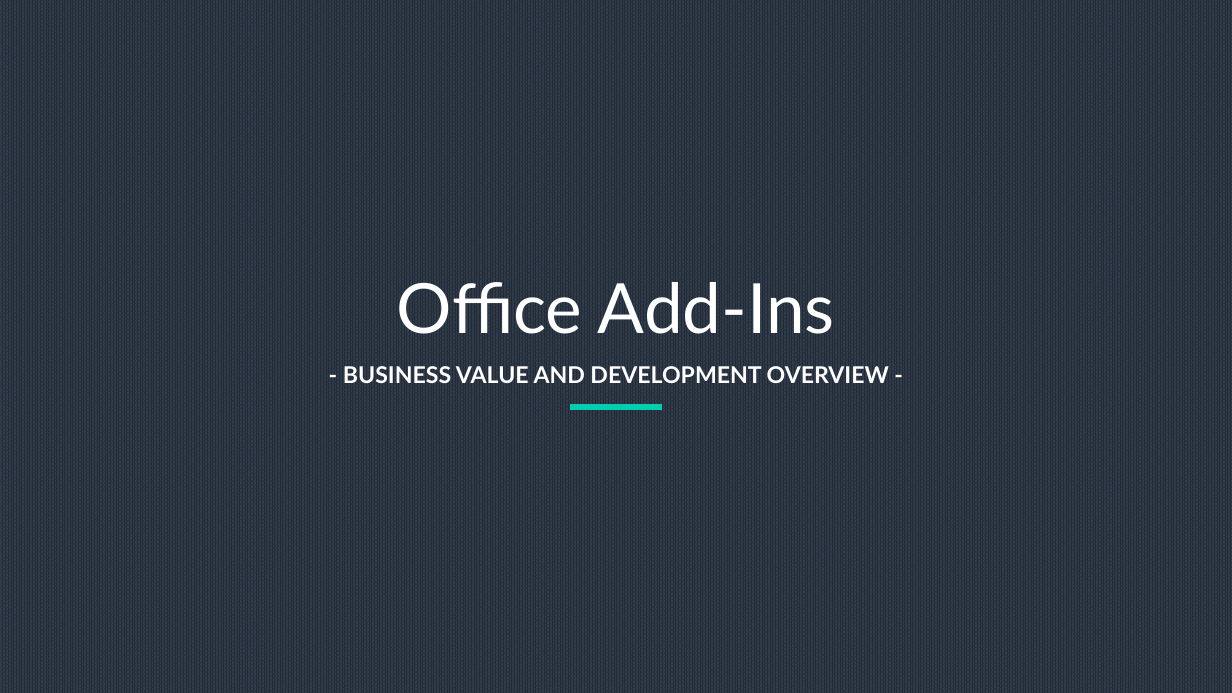
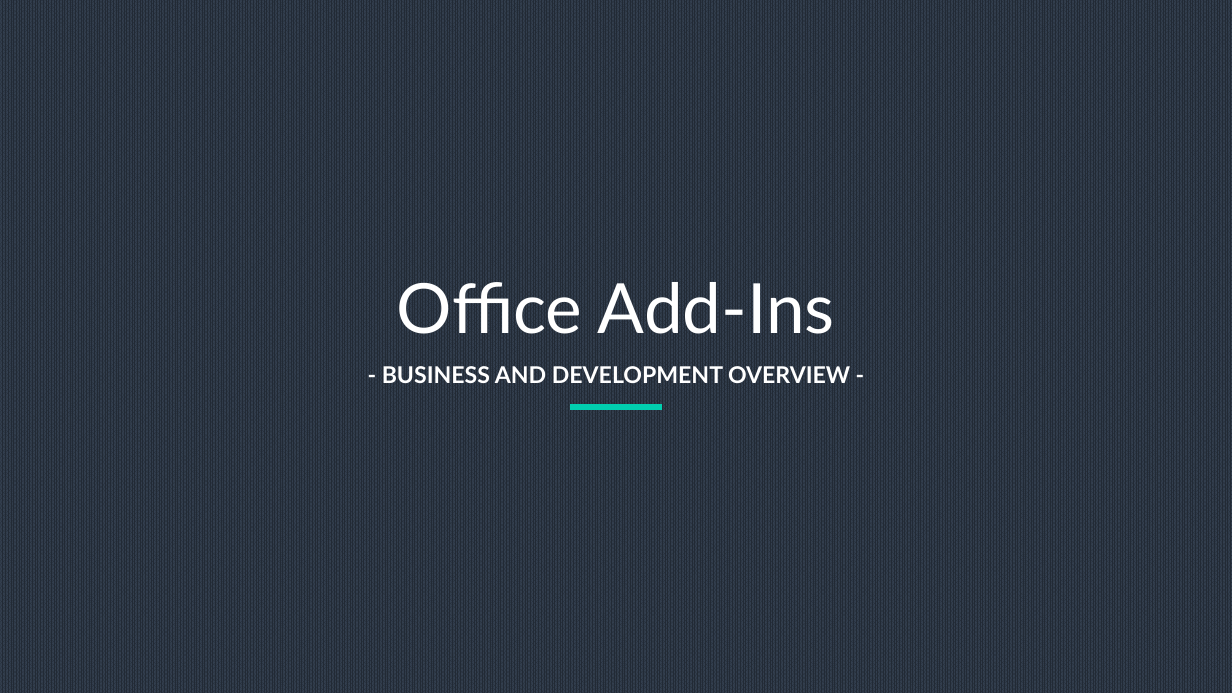
Before and after one commit to mleeb1/git-the-gist, a slide deck: slide 1 of Office Add-Ins.pptx. Drawn at 1232x693 pixels with LibreOffice and Linux fonts; fonts in the diff are those of the drawing. Boxes give left, top, right and bottom in pixels: in the first picture for what was removed or moved away, otherwise in the second. Text is boxed around its words. In the diff, an @@ line names an element or a change of style, - is before the commit and + after.

Commit message:
PPT updates

```diff
--- a/Office Add-Ins.pptx
+++ b/Office Add-Ins.pptx
@@ text at (382,366,850,383): text changed @@
-- BUSINESS VALUE AND DEVELOPMENT OVERVIEW -
+- BUSINESS AND DEVELOPMENT OVERVIEW -
```
Also in this commit, not shown: 1 other slide changed, 1 slide added.
